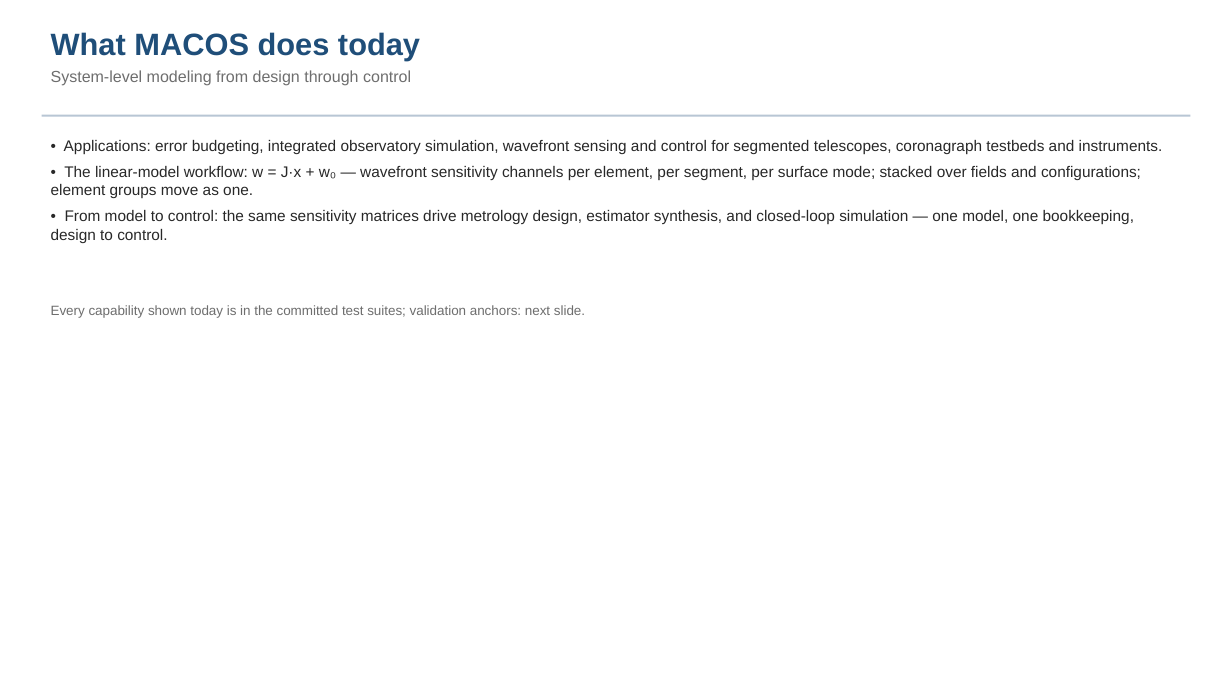
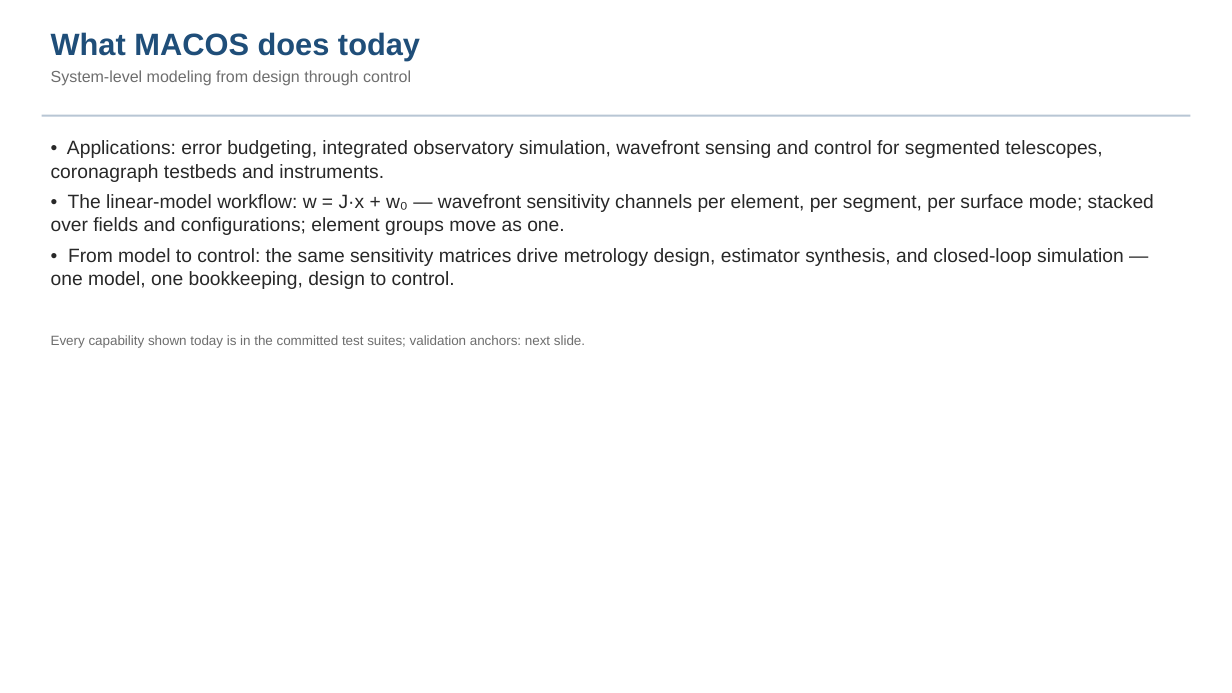
Before and after one commit to nasa-jpl/macos, a slide deck: slide 26 of demo_session/deck_keysight.pptx. Drawn at 1232x693 pixels with LibreOffice and Linux fonts; fonts in the diff are those of the drawing. Boxes give left, top, right and bottom in pixels: in the first picture for what was removed or moved away, otherwise in the second. Text is boxed around its words. In the diff, an @@ line names an element or a change of style, - is before the commit and + after.

```diff
--- a/demo_session/deck_keysight.pptx
+++ b/demo_session/deck_keysight.pptx
@@ text "• Applications: error budgeting, integrated ..." at <box>51,140,1154,289</box>: size 12 to 15 pt @@
@@ text "Every capability shown today is ...": place and size @@
-text "Every capability shown today is ..." at <box>51,305,585,318</box>
+text "Every capability shown today is ..." at <box>51,335,585,348</box>
```
Also in this commit, not shown: 12 other slides changed, 3 other files.
